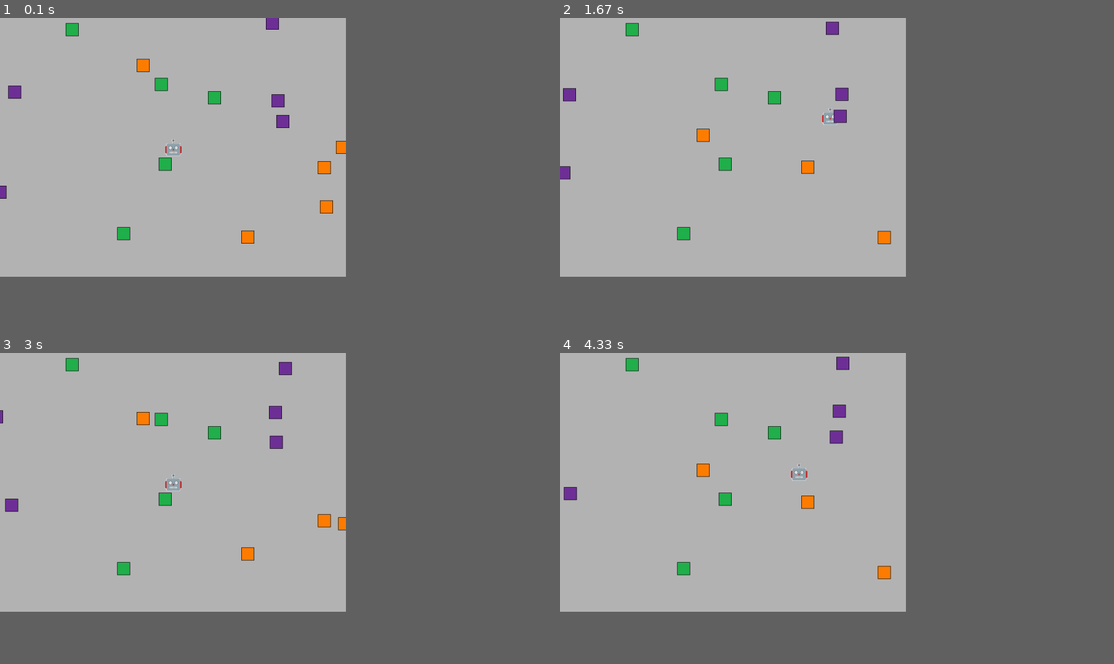
Above: before the commit, frames 1-4 (two rows, left to right).
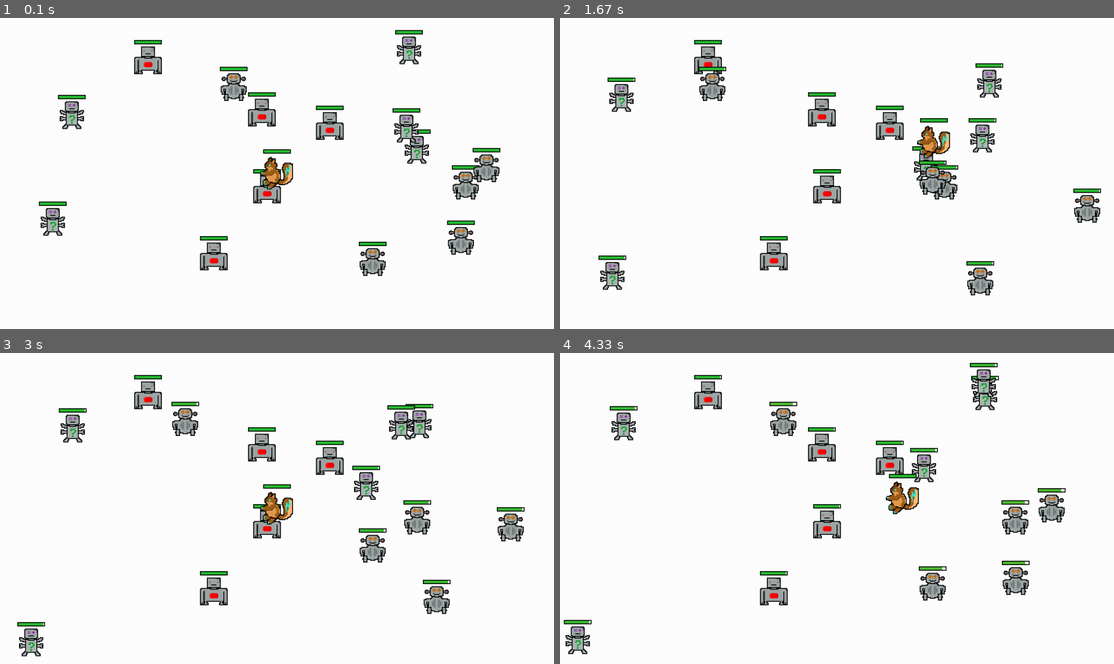
Above: after the commit, the same moments.

Repository: daviddumas/pygame-example-mcs275-spring2024-1pm
Game: pygame game, started from main.py
Two runs of this game, one before a commit and one after it. Both use one fixed random seed, a clock stepped at 60 frames per second and the inputs below.
Inputs:
- Up to frame 1 (0.1 s): no input
- Up to frame 2 (1.67 s): hold Right 0.33-0.8 s; hold Up 0.83-1.13 s; hold Right 1.17-1.63 s
- Up to frame 3 (3 s): hold Left 1.67-2.2 s; hold Down 2.23-2.53 s; hold Left 2.57-2.97 s
- Up to frame 4 (4.33 s): hold Up 3-3.37 s; hold Right 3.4-4.03 s; hold Down from 4.07 s (still down)
The window is 562x421 before the commit and 900x506 after it. Grey fills any space a smaller window leaves; there, only what the larger window draws over its background counts as a difference.

The runs differ from the first frame. In frame 1, 53% of the frame differs, in the area x 0-91%, y 0-84%; in frame 2, 54%; in frame 3, 54%; in frame 4, 54%, in the area x 0-92%, y 0-97%.

Commit message:
Charge bars and new sprites for robots

Diff:
--- a/main.py
+++ b/main.py
@@ -10,16 +10,56 @@
 
 # Color constants
 WHITE = (255, 255, 255)
-GRAY = (180,180,180)
-GAME_BG = GRAY
+GRAY = (180, 180, 180)
+GAME_BG = WHITE
 
 # Display area size (will be window size if windowed)
-DISP_WIDTH = 800
-DISP_HEIGHT = 600
+DISP_WIDTH = 1280
+DISP_HEIGHT = 720
 
 # Make a "display surface" to draw the game on
 DISPLAYSURF = pygame.display.set_mode((DISP_WIDTH, DISP_HEIGHT))
+DISPLAYSURF.fill(GAME_BG)
 pygame.display.set_caption("PyGame Example")  # window title / taskbar string
+
+ASSET_SCALE = 2
+
+
+def asset(name):
+    unscaled = pygame.image.load("assets/" + name + ".png")
+    return pygame.transform.scale_by(unscaled, ASSET_SCALE)
+
+
+class ChargeBar(pygame.sprite.Sprite):
+    "Bar representing battery charge state"
+
+    def __init__(self, parent, group=None, charge=None, max=30):
+        self.parent = parent
+        self.charge = charge if charge is not None else max
+        self.max = max
+        self.images = [asset("bar{:02d}".format(n)) for n in range(31)]
+        self.image = self.images[self._idx()]
+        self.rect = self.image.get_rect()
+        super().__init__([group] if group is not None else [])
+
+    def _idx(self):
+        return min(30, int(31.0 * self.charge / self.max))
+
+    def add_charge(self, x):
+        self.charge += x
+        self.charge = min(self.max, self.charge)
+
+    def subtract_charge(self, x):
+        self.charge -= x
+        self.charge = max(0, self.charge)
+
+    def update(self):
+        self.image = self.images[self._idx()]
+        p = self.parent.rect.midtop
+        self.rect.midbottom = (p[0], p[1] - 5)
+
+    def draw(self, surface):
+        surface.blit(self.image, self.rect)
 
 
 # Sprite is a movable, drawable image that is part of the game
@@ -27,9 +67,9 @@
     "Sprite representing the player"
     SPEED = 250  # in pixels/second
 
-    def __init__(self):
-        super().__init__()
-        self.image = pygame.image.load("assets/Player.png")
+    def __init__(self, group=None):
+        super().__init__([group] if group is not None else [])
+        self.image = asset("Player")
         self.image.set_colorkey(WHITE)
         self.rect = (
             self.image.get_rect()
@@ -38,6 +78,7 @@
             DISP_WIDTH // 2,
             DISP_HEIGHT // 2,
         )  # move the center to display center
+        self.chargebar = ChargeBar(parent=self, group=group)
 
     def update(self):
         pressed_keys = pygame.key.get_pressed()
@@ -54,110 +95,163 @@
         if self.rect.bottom < DISP_HEIGHT:
             if pressed_keys[K_DOWN]:
                 self.rect.move_ip(0, self.SPEED * SPF)
+        self.chargebar.update()
 
     # draw should accept a surface and put this sprite onto it
     def draw(self, surface):
         surface.blit(self.image, self.rect)
+        self.chargebar.draw(surface)
+
 
 class Robot(pygame.sprite.Sprite):
-    "Sprite representing a robot NPC"
-    SPRITE_FN = "RobotNPC_green.png"
-
-    def __init__(self,position=None):
-        super().__init__()
-        self.image = pygame.image.load("assets/"+self.SPRITE_FN)
+    "Sprite representing a NPC robot"
+    SPEED = 150  # in pixels/second
+    SPRITE_NAME = "RobotNPC_basic"
+    CAPACITY = 50
+    DRAIN_RATE = 0.5
+
+    def __init__(self, group=None, position=None):
+        super().__init__([group] if group is not None else [])
+        self.image = asset(self.SPRITE_NAME)
+        self.image.set_colorkey(WHITE)
         self.rect = (
             self.image.get_rect()
         )  # rectangular region representing image dimensions
-        if position is None:
+        self.chargebar = ChargeBar(parent=self, group=group, max=self.CAPACITY)
+        if position is not None:
+            self.rect.center = position
+        else:
             self.rect.center = (
-            random.randrange(DISP_WIDTH),
-            random.randrange(DISP_HEIGHT)
-            )  # move the center to display center
-        else:
-            self.rect.center = position
-
-    def update(self):
-        pass
+                random.randrange(int(0.1 * DISP_WIDTH), int(0.9 * DISP_WIDTH)),
+                random.randrange(int(0.1 * DISP_HEIGHT), int(0.9 * DISP_HEIGHT)),
+            )
+
+    def update(self):
+        self.chargebar.subtract_charge(self.DRAIN_RATE * SPF)
+        self.chargebar.update()
+        if self.chargebar.charge == 0:
+            self.chargebar.kill()
+            self.kill()
 
     def draw(self, surface):
         surface.blit(self.image, self.rect)
+        self.chargebar.draw(surface)
 
 
 class WanderRobot(Robot):
-    """NPC robot that moves randomly (up,down,left,right)"""
-    SPRITE_FN = "RobotNPC_purple.png"
-
-    # TODO: Make wanderbot speed FPS-independent!
-    possible_steps = [  # class attribute
-        (3, 0),
-        (-3, 0),
-        (0, 3),
-        (0, -3),
+    """Robot that moves randomly (up,down,left,right)"""
+
+    SPRITE_NAME = "RobotNPC_wander"
+    possible_steps = [
+        (1, 0),
+        (0, 1),
+        (-1, 0),
+        (0, -1),
+        (0.707, 0.707),
+        (0.707, -0.707),
+        (-0.707, 0.707),
+        (-0.707, -0.707),
     ]
+    DRAIN_RATE = 1.0
+
+    def __init__(self, group=None, position=None, duration=0.5):
+        self.step = random.choice(self.possible_steps)
+        self.duration = duration
+        self.remaining = self.duration
+        super().__init__(group=group, position=position)
 
     def update(self):
         "Take one step, randomly"
-        step = random.choice(self.possible_steps) # e.g. step=(1,2)
-        self.rect.move_ip(*step)  #   move_ip(1,2)
+        super().update()
+        self.remaining -= SPF
+        if self.remaining < 0:
+            self.remaining = self.duration
+            self.step = random.choice(self.possible_steps)
+
+        v = [self.SPEED * SPF * t for t in self.step]
+        self.rect.move_ip(*v)
+        if self.rect.left < 0 and self.step[0] < 0:
+            self.step = (-self.step[0], self.step[1])
+        if self.rect.right > DISP_WIDTH and self.step[0] > 0:
+            self.step = (-self.step[0], self.step[1])
+        if self.rect.top < 0 and self.step[1] < 0:
+            self.step = (self.step[0], -self.step[1])
+        if self.rect.bottom > DISP_HEIGHT and self.step[1] > 0:
+            self.step = (self.step[0], -self.step[1])
+
 
 class PatrolRobot(Robot):
     """Robot walks back and forth along a straight line segment"""
-    SPRITE_FN = "RobotNPC_orange.png"
+
+    SPRITE_NAME = "RobotNPC_patrol"
+    DRAIN_RATE = 1.5
 
     state_transitions = {
         "out": "back",
         "back": "out",
     }
 
-    def __init__(self, position=None, direction=None, steps=80):
+    def __init__(self, group=None, position=None, direction=None, duration=2):
         """
         Initialize a robot at `position` that takes `steps`
         steps in `direction` then turns around, repeats.
         """
-        # Call Robot constructor
-        super().__init__(position)
+        # Call Bot constructor
+        super().__init__(group=group, position=position)
         if direction is None:
-            direction = random.choice([
-                (3, 0),
-                (-3, 0),
-                (0, 3),
-                (0, -3),
-                (3, 3),
-                (-3, 3),
-                (3, -3),
-                (-3, -3),
-            ])
+            direction = random.choice(
+                [
+                    (1, 0),
+                    (0, 1),
+                    (-1, 0),
+                    (0, -1),
+                    (0.707, 0.707),
+                    (0.707, -0.707),
+                    (-0.707, 0.707),
+                    (-0.707, -0.707),
+                ]
+            )
         # Do Patrol-specific initialization
         self.vectors = {
             "out": direction,
-            "back": (-direction[0],-direction[1]),
+            "back": (-direction[0], -direction[1]),
         }
-        self.steps = steps  # constant
+        self.duration = duration  # constant
         self.state = "out"  # either "out" or "back"
         self.n = 0  # number of steps so far in the current state
 
     def update(self):
         "Take a step and turn around if appropriate"
+        super().update()
         # Take a step
-        self.rect.move_ip(*self.vectors[self.state])
-        self.n += 1
+        v = [self.SPEED * SPF * t for t in self.vectors[self.state]]
+        self.rect.move_ip(*v)
+        self.n += SPF
         # Is it time to turn around?
-        if self.n == self.steps:
+        if self.n >= self.duration:
             # indeed, turn around
             self.n = 0
             self.state = self.state_transitions[self.state]
 
 
-
 sprites = []
+
+robots = pygame.sprite.Group()  # behaves like a sprite, but is many
+
+# create the robots
+for _ in range(5):
+    Robot(group=robots)
+for _ in range(5):
+    WanderRobot(group=robots)
+for _ in range(5):
+    PatrolRobot(group=robots)
+
+# Add the group of all robots
+sprites.append(robots)
+
+# Add the player
 sprites.append(Player())
-for _ in range(5):
-    sprites.append(Robot())
-for _ in range(5):
-    sprites.append(WanderRobot())
-for _ in range(5):
-    sprites.append(PatrolRobot())
+
 
 # MAIN LOOP
 while True:
Binary file changed: assets/Player.png
Binary file added: assets/RobotNPC_basic.png
Binary file removed: assets/RobotNPC_green.png
Binary file removed: assets/RobotNPC_orange.png
Binary file added: assets/RobotNPC_patrol.png
Binary file removed: assets/RobotNPC_purple.png
Binary file added: assets/RobotNPC_wander.png
Binary file added: assets/bar00.png
Binary file added: assets/bar01.png
Binary file added: assets/bar02.png
Binary file added: assets/bar03.png
Binary file added: assets/bar04.png
(and 26 more such lines)
